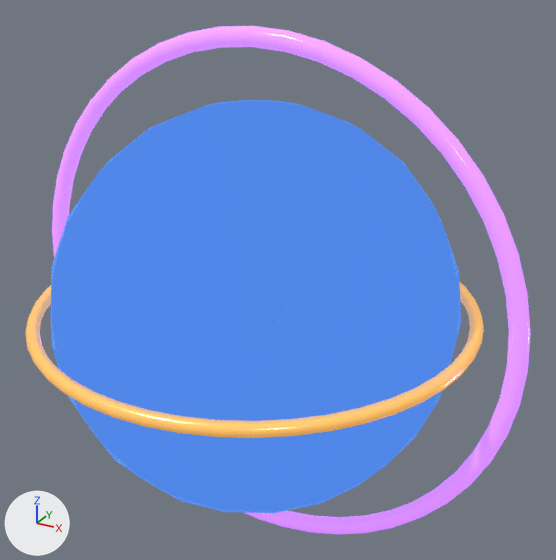
Two versions of the glTF model urai-tier1/public/assets/urai/generated/models/urai-orb-avatar-v1.glb, one commit apart.
Camera for both pictures: a 50 mm lens placed at (0.992, -1.677, 0.93), pointed at (0.04, 0.054, 0.064). Arrows for +X, +Y and +Z are at lower left; the lights stay in place. The older version comes first. Where no turn or scale is listed for an object, it has been applied to the vertices. Vertices at exactly the same position are counted once.

Names of what the first picture shows: 'orb-equatorial-ring', 'orb-inner-aura', 'orb-polar-ring'.
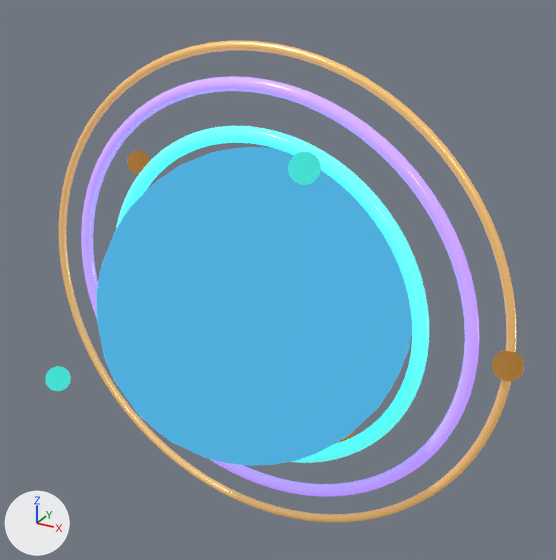
The change, as a diff of the scene's bpy script:
```diff
--- a/urai-tier1/public/assets/urai/generated/models/urai-orb-avatar-v1.glb.py
+++ b/urai-tier1/public/assets/urai/generated/models/urai-orb-avatar-v1.glb.py
@@ mat_aura_glass @@
 mat_aura_glass.roughness = 0.05
-mat_aura_glass.emission_color = (0.08, 0.24, 0.8)  # blue #5086e7
+mat_aura_glass.emission_color = (0.08, 0.42, 0.72)  # blue #50addd
 mat_aura_glass.emission_strength = 1.0
@@ me_orb_equatorial_ring @@
-me_orb_equatorial_ring.from_pydata(...)  # 384 vertices, 768 faces; spans x -0.745..0.745, y -0.025..0.025, z -0.745..0.745
-me_orb_equatorial_ring.materials.append(mat_violet_energy)  # purple #b886ff, glowing purple #c476ff
+me_orb_equatorial_ring.from_pydata(...)  # 576 vertices, 1152 faces; spans x -1.0..1.0, y -0.017..0.017, z -1.0..1.0
+# me_orb_equatorial_ring part 1: 384 vertices removed from x -0.745..0.745, y -0.025..0.025, z -0.745..0.745; 576 vertices added at x -1.0..1.0, y -0.017..0.017, z -1.0..1.0, forming a torus around y (ring radius 0.983, tube radius 0.017)
+me_orb_equatorial_ring.materials.append(mat_provenance_gold)  # beige #eac586, glowing brown #9e6f35
@@ ob_orb_inner_aura @@
-ob_orb_inner_aura = bpy.data.objects.new('orb-inner-aura', me_orb_inner_aura)
@@ ob_orb_equatorial_ring @@
 ob_orb_equatorial_ring = bpy.data.objects.new('orb-equatorial-ring', me_orb_equatorial_ring)
+ob_orb_equatorial_ring.parent = ob_orb_orbit_c
 ob_orb_equatorial_ring.location = (0.0, 0.0, 0.0)
+ob_orb_equatorial_ring.scale = (0.712, 0.712, 0.712)
@@ ob_orb_polar_ring @@
-ob_orb_polar_ring = bpy.data.objects.new('orb-polar-ring', me_orb_polar_ring)
@@ ob_orb_orbit_c @@
+ob_orb_orbit_c = bpy.data.objects.new('orb-orbit-c', None)
+ob_orb_orbit_c.parent = ob_orb_root
+ob_orb_orbit_c.location = (0.0, 0.0, 0.0)
+ob_orb_orbit_c.rotation_euler = (0.0, 0.0, 0.0202)  # degrees (0, 0, 1.2)
@@ ob_orb_root @@
+ob_orb_root = bpy.data.objects.new('orb-root', None)
+ob_orb_root.location = (0.0, 0.0, 0.0)
+ob_orb_root.scale = (0.997, 0.997, 0.997)
@@ ob_orb_satellite_5 @@
+ob_orb_satellite_5 = bpy.data.objects.new('orb-satellite-5', me_orb_satellite_5)  # a UV sphere (12 segments, 8 rings, poles along z) spanning x -0.0379..0.0379, y -0.0379..0.0379, z -0.0379..0.0379; in mat_provenance_gold (beige #eac586, glowing brown #9e6f35)
+ob_orb_satellite_5.location = (0.216, 0.141, -0.455)
@@ ob_orb_satellite_4 @@
+ob_orb_satellite_4 = bpy.data.objects.new('orb-satellite-4', me_orb_satellite_4)  # a UV sphere (12 segments, 8 rings, poles along z) spanning x -0.0379..0.0379, y -0.0379..0.0379, z -0.0379..0.0379; in mat_memory_cyan (cyan #6fe2dd, glowing cyan #45ddd1)
+ob_orb_satellite_4.location = (-0.565, -0.228, -0.281)
@@ ob_orb_satellite_3 @@
+ob_orb_satellite_3 = bpy.data.objects.new('orb-satellite-3', me_orb_satellite_5.copy())
+ob_orb_satellite_3.location = (-0.565, 0.228, 0.281)
@@ ob_orb_satellite_2 @@
+ob_orb_satellite_2 = bpy.data.objects.new('orb-satellite-2', me_orb_satellite_2)  # a UV sphere (12 segments, 8 rings, poles along z) spanning x -0.0379..0.0379, y -0.0379..0.0379, z -0.0379..0.0379; in mat_memory_cyan (cyan #6fe2dd, glowing cyan #45ddd1)
+ob_orb_satellite_2.location = (0.216, -0.141, 0.455)
@@ ob_orb_satellite_1 @@
+ob_orb_satellite_1 = bpy.data.objects.new('orb-satellite-1', me_orb_satellite_5.copy())
+ob_orb_satellite_1.location = (0.698, 0.0, 0.0)
@@ ob_orb_orbit_b_001 @@
+ob_orb_orbit_b_001 = bpy.data.objects.new('orb-orbit-b.001', me_orb_orbit_b)  # 720 vertices, 1440 faces; spans x -0.626..0.626, y -0.034..0.034, z -0.626..0.626; in mat_memory_violet (purple #b89eec, glowing purple #9976e5)
+ob_orb_orbit_b_001.location = (0.0, 0.0, 0.0)
@@ ob_orb_orbit_a_001 @@
+ob_orb_orbit_a_001 = bpy.data.objects.new('orb-orbit-a.001', me_orb_orbit_a)  # a torus around y (ring radius 0.479, tube radius 0.022) spanning x -0.5..0.5, y -0.021..0.021, z -0.5..0.5; in mat_memory_cyan (cyan #6fe2dd, glowing cyan #45ddd1)
+ob_orb_orbit_a_001.location = (0.0, 0.0, 0.0)
@@ ob_orb_aura_001 @@
+ob_orb_aura_001 = bpy.data.objects.new('orb-aura.001', me_orb_aura)  # a UV sphere (28 segments, 18 rings, poles along z) spanning x -0.437..0.437, y -0.437..0.437, z -0.437..0.437; in mat_aura_glass (cyan #81ddef, glowing blue #50addd)
+ob_orb_aura_001.location = (0.0, 0.0, 0.0)
```

Where the change shows, as pixel boxes (x1, y1, x2, y2) in the pictures (556 x 560 px):
'orb-inner-aura', deleted (blue)
    before: (51, 100, 461, 513)
'orb-aura.001', added
    after: (96, 147, 412, 466)
'orb-equatorial-ring', reshaped, moved, rescaled, recoloured
    before: (52, 26, 531, 534)
    after: (59, 41, 516, 522)
'orb-orbit-b.001', added
    after: (81, 76, 480, 497)
'orb-orbit-a.001', added
    after: (116, 126, 429, 463)
'orb-polar-ring', deleted
    before: (25, 282, 484, 438)
'orb-satellite-2', added (cyan)
    after: (288, 152, 321, 185)
'orb-satellite-1', added
    after: (492, 350, 524, 381)
'orb-satellite-4', added (cyan)
    after: (46, 366, 71, 391)
'orb-satellite-3', added
    after: (127, 151, 150, 174)
'orb-satellite-5', added (mostly hidden)
    after: (335, 432, 354, 444)
